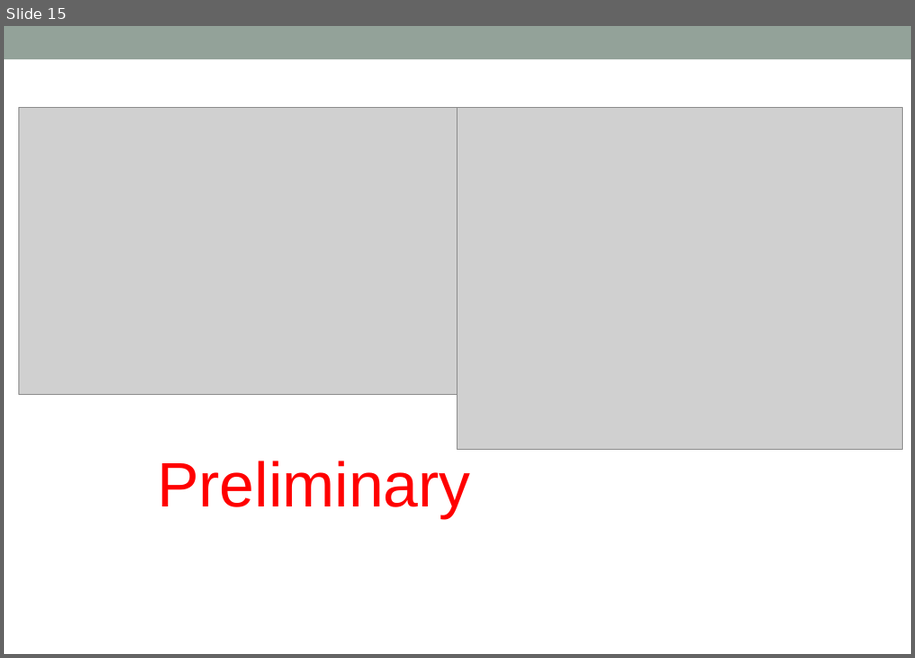
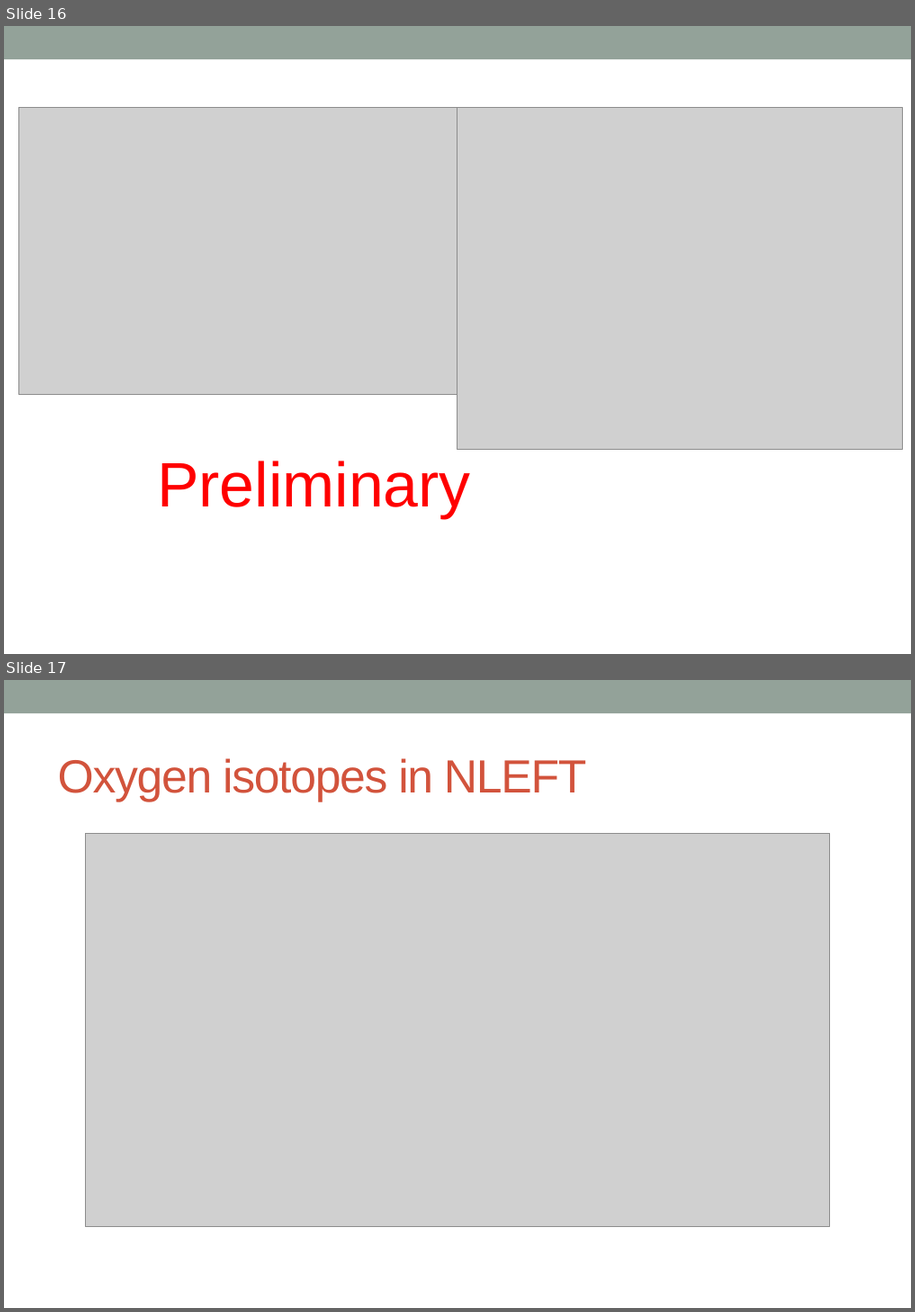
Before and after one commit to alphacentaury-github/NPSS2020, a slide deck: 20220411_KPS_송영호.pptx. Shown one above the other, each under a label of ours: slide 15 before the commit, slides 16 and 17 after it. The pictures are 915x658 and 915x1312 pixels, drawn with LibreOffice and Linux fonts; fonts in the diff are those of the drawing; grey boxes stand for pictures. Boxes give left, top, right and bottom in pixels: in the first picture for what was removed or moved away, otherwise in the second. Text is boxed around its words. In the diff, an @@ line names an element or a change of style, - is before the commit and + after.

```diff
--- a/20220411_KPS_송영호.pptx
+++ b/20220411_KPS_송영호.pptx
@@ slide 17 added at (4, 680, 911, 1308), background #FFFFFF; not listed: 1 template element that a slide beside it also shows @@
@@ title added at (58, 758, 586, 802), 40 pt, text #D2533C @@
+Oxygen isotopes in NLEFT
@@ picture added at (85, 833, 831, 1227) @@
@@ what was slide 15 is now slide 16 @@
```
Also in this commit, not shown: 1 other slide added, 1 other file.
